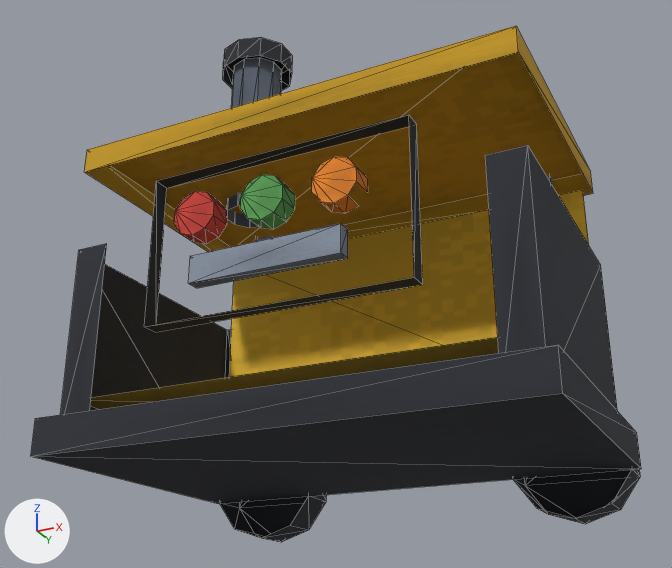
Two versions of the glTF model packages/client/public/models/props/prop_generator.glb, one commit apart.
The view is the same before and after, from a 50 mm camera at (0.867, -1.78, -0.287) aimed at (-0.049, 0.052, 0.537). Lighting does not change. The marker at lower left points along +X, +Y and +Z. The first picture is the older version. Mesh edges are drawn as thin lines. Vertices at exactly the same position are counted once.

In view in the first picture: 'prop_generator'.
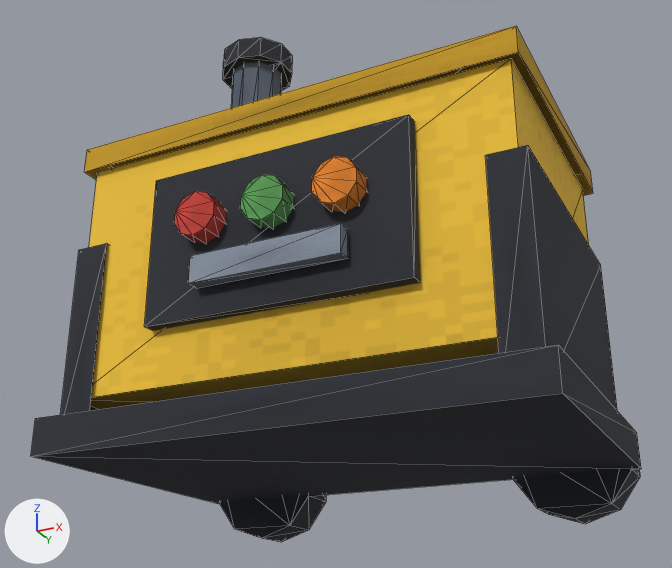
Changed parts and their boxes [x1, y1, x2, y2] in the pictures (672 x 568 px):
part 1 of me_prop_generator, added
    after: [89, 56, 632, 538]

The change, as a diff of the scene's bpy script:
```diff
--- a/packages/client/public/models/props/prop_generator.glb.py
+++ b/packages/client/public/models/props/prop_generator.glb.py
@@ me_prop_generator @@
 # used by ob_prop_generator; location = (0.0, 0.0, 0.0)
-me_prop_generator.from_pydata(...)  # 238 vertices, 308 faces; spans x -0.55..0.55, y -0.375..0.43, z 0.0..1.29
+me_prop_generator.from_pydata(...)  # 240 vertices, 364 faces; spans x -0.55..0.55, y -0.375..0.43, z 0.0..1.29
+# me_prop_generator part 1
+# 2 vertices are added at (-0.5, -0.3, 0.775), (0.5, -0.3, 0.775)
+# 56 new faces join them
 me_prop_generator.materials.append(mat_wrh_fixed)
```
